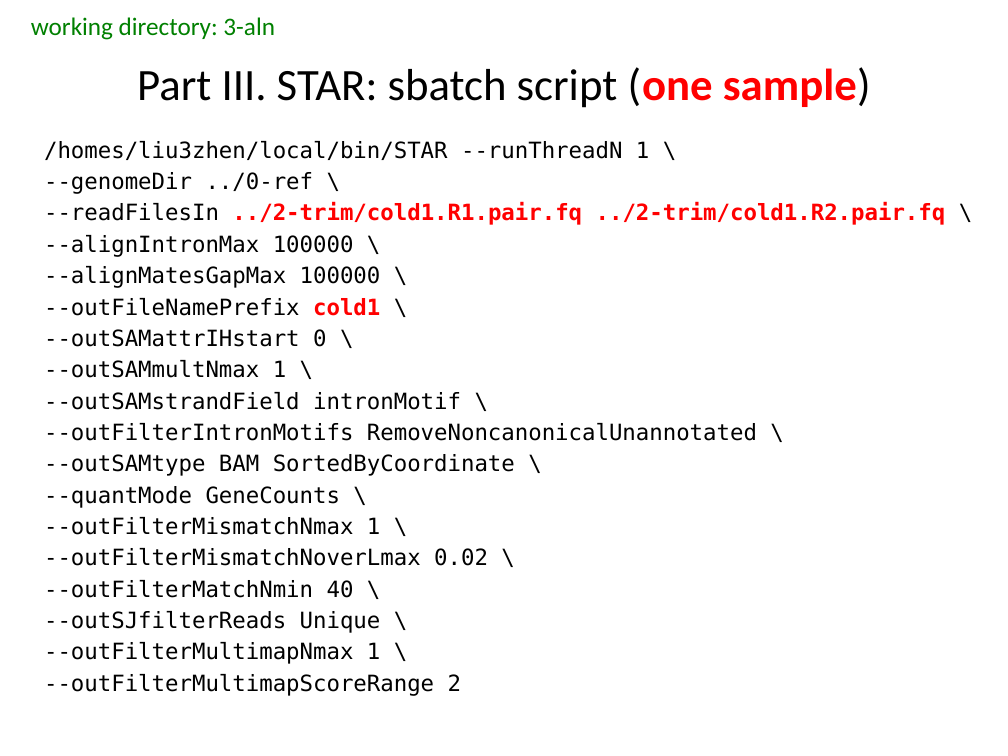
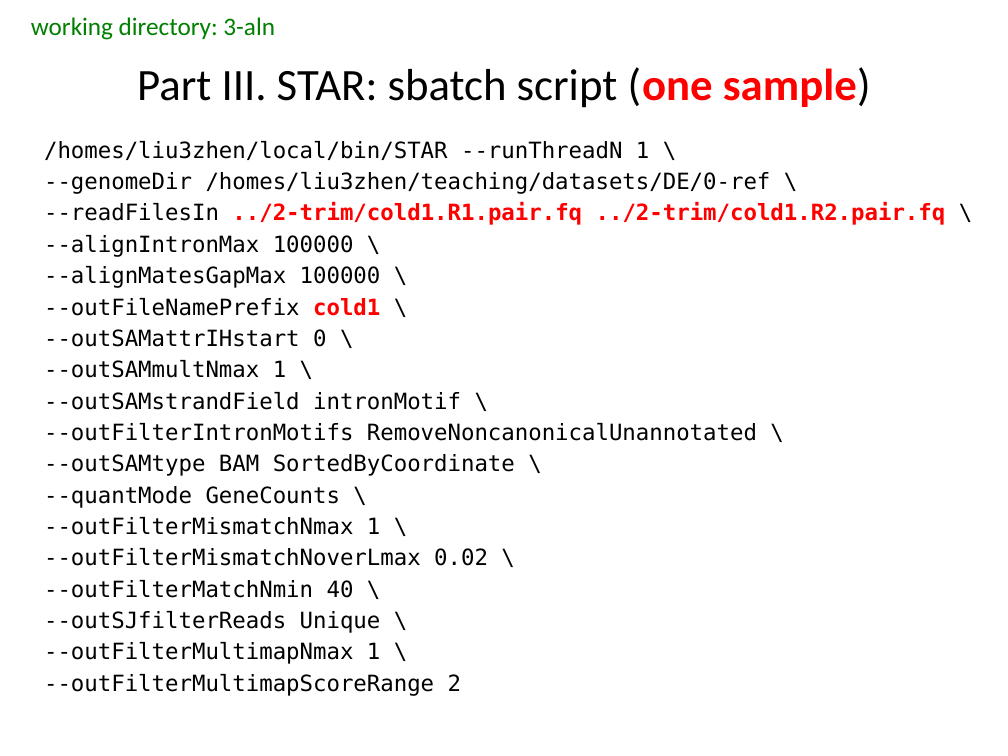
Before and after one commit to liu3zhenlab/teaching, a slide deck: slide 16 of PLPTH813Bioinformatis/2019/labs/in-class.project_DE.pptx. Drawn at 1008x756 pixels with LibreOffice and Linux fonts; fonts in the diff are those of the drawing. Boxes give left, top, right and bottom in pixels: in the first picture for what was removed or moved away, otherwise in the second. Text is boxed around its words. In the diff, an @@ line names an element or a change of style, - is before the commit and + after.

```diff
--- a/PLPTH813Bioinformatis/2019/labs/in-class.project_DE.pptx
+++ b/PLPTH813Bioinformatis/2019/labs/in-class.project_DE.pptx
@@ text at box(44, 172, 771, 194): text changed @@
---genomeDir ../0-ref \
+--genomeDir /homes/liu3zhen/teaching/datasets/DE/0-ref \
```
Also in this commit, not shown: 2 other slides changed.
